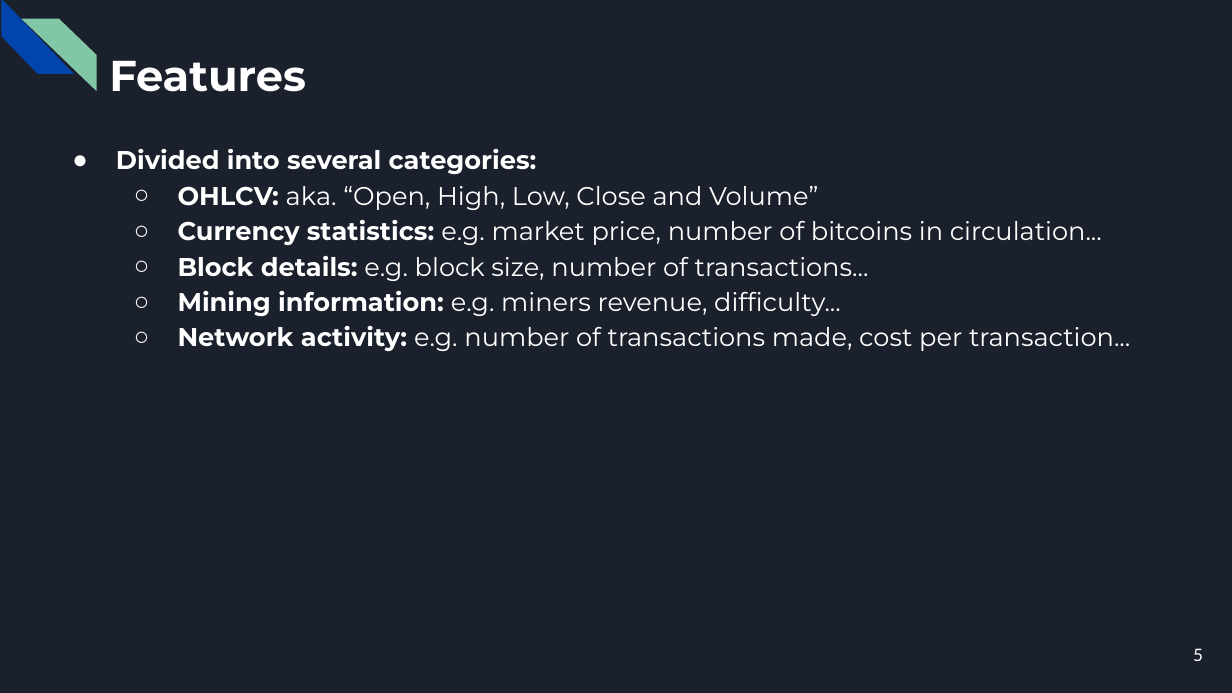
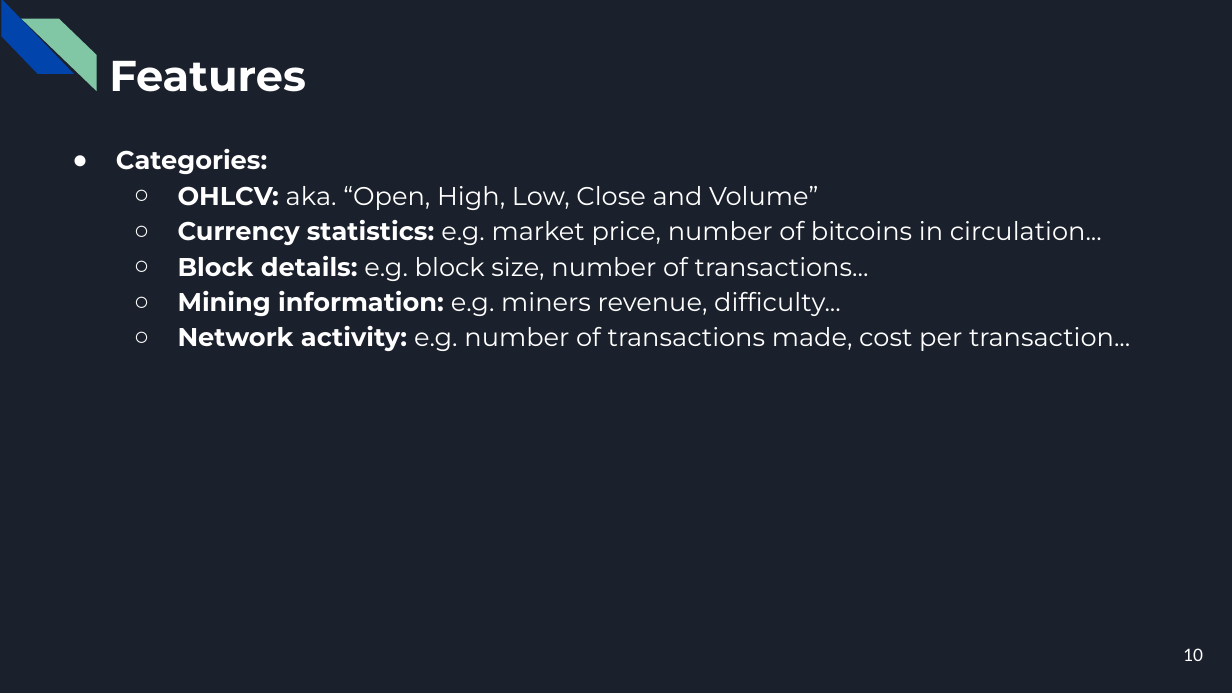
Before and after one commit to CorsiDanilo/bitcoin-price-prediction-with-pyspark, a slide deck: slide 10 of presentation/presentation.pptx (slide 5 before the commit). Drawn at 1232x693 pixels with LibreOffice and Linux fonts; fonts in the diff are those of the drawing. Boxes give left, top, right and bottom in pixels: in the first picture for what was removed or moved away, otherwise in the second. Text is boxed around its words. In the diff, an @@ line names an element or a change of style, - is before the commit and + after.

```diff
--- a/presentation/presentation.pptx
+++ b/presentation/presentation.pptx
@@ text at bbox=[116, 149, 267, 174]: text changed @@
-● Divided into several categories:
+● Categories:
@@ page number at bbox=[1183, 648, 1203, 661]: text changed @@
-5
+10
```
Also in this commit, not shown: 13 other slides changed, 5 slides added.
